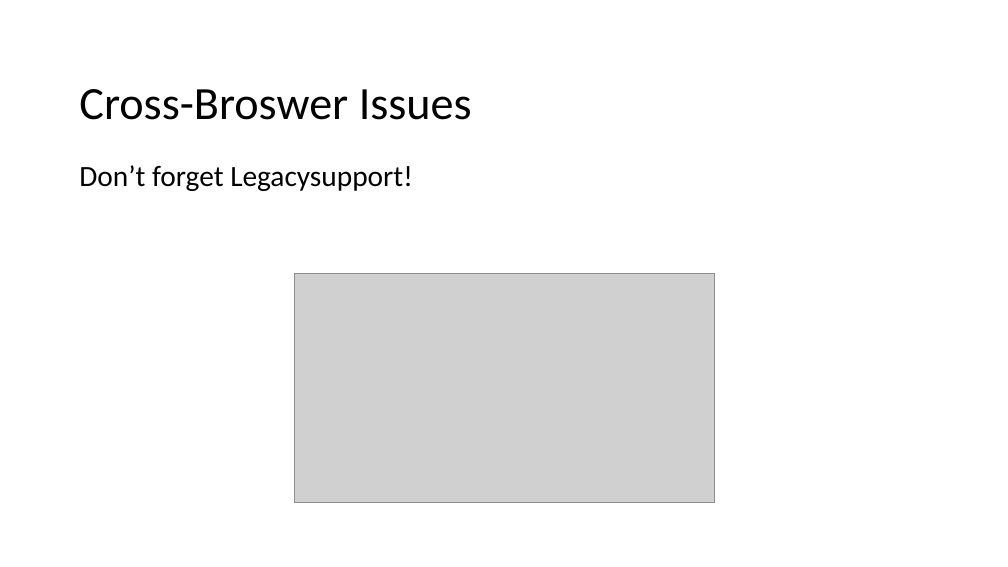
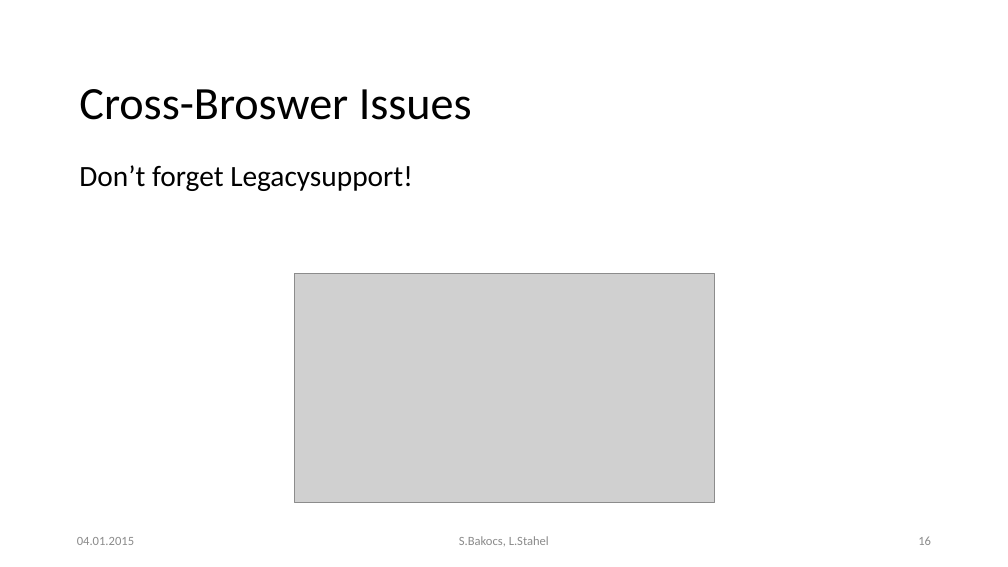
Before and after one commit to Toixinhell/Versteckies, a slide deck: slide 16 of Fangies.pptx. Drawn at 1008x567 pixels with LibreOffice and Linux fonts; fonts in the diff are those of the drawing; grey boxes stand for pictures. Boxes give left, top, right and bottom in pixels: in the first picture for what was removed or moved away, otherwise in the second. Text is boxed around its words. In the diff, an @@ line names an element or a change of style, - is before the commit and + after.

```diff
--- a/Fangies.pptx
+++ b/Fangies.pptx
@@ text added at (x1=77, y1=537, x2=134, y2=545), 12 pt, text #8C8C8C @@
+04.01.2015
@@ text added at (x1=459, y1=536, x2=549, y2=546), 12 pt, text #8C8C8C @@
+S.Bakocs, L.Stahel
@@ page number added at (x1=918, y1=536, x2=931, y2=545), 12 pt, text #8C8C8C @@
+16
```
Also in this commit, not shown: 30 other slides changed, 2 slides added, 2 slides removed.
